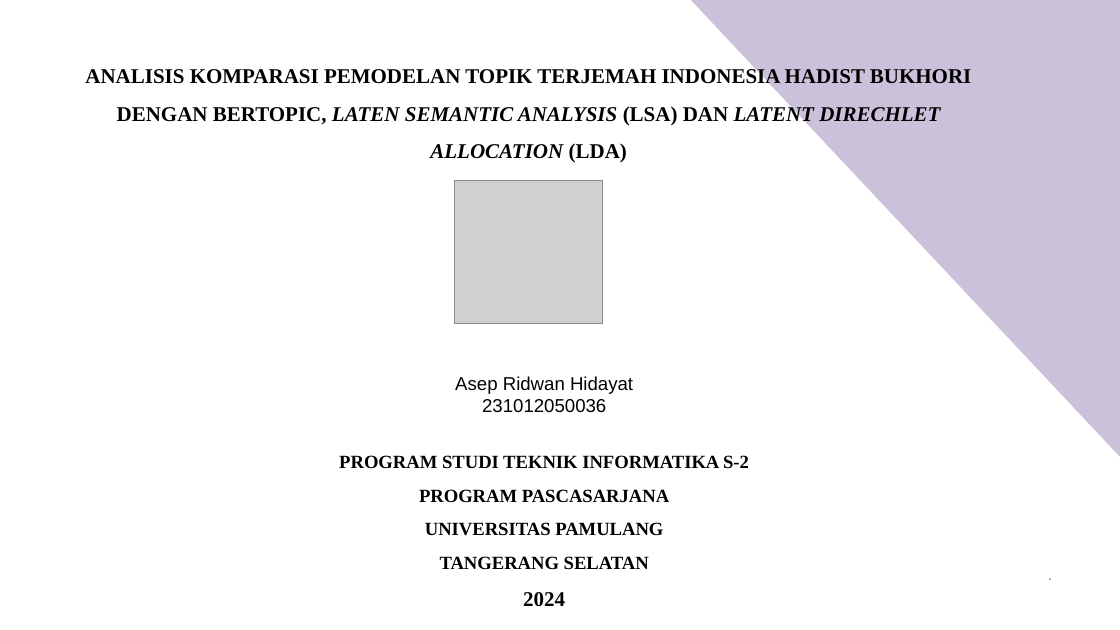
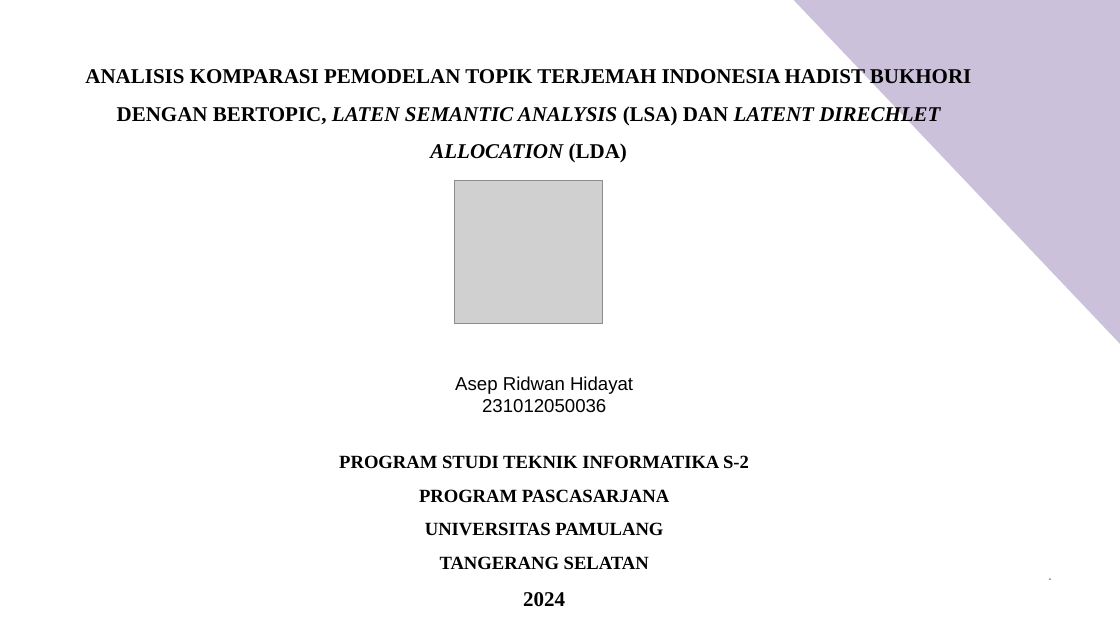
Before and after one commit to ridwan-bvk/SAKOLA-PASCA, a slide deck: slide 1 of SEMESTER2/METODE PENELITIAN/TUGAS/PRESENTASI - PROPOSAL THESIS.pptx. Drawn at 1120x630 pixels with LibreOffice and Linux fonts; fonts in the diff are those of the drawing; grey boxes stand for pictures. Boxes give left, top, right and bottom in pixels: in the first picture for what was removed or moved away, otherwise in the second. Text is boxed around its words. In the diff, an @@ line names an element or a change of style, - is before the commit and + after.

```diff
--- a/SEMESTER2/METODE PENELITIAN/TUGAS/PRESENTASI - PROPOSAL THESIS.pptx
+++ b/SEMESTER2/METODE PENELITIAN/TUGAS/PRESENTASI - PROPOSAL THESIS.pptx
@@ right triangle: place and size @@
-right triangle at [691, 0, 1120, 457]
+right triangle at [794, 0, 1120, 343]
```
Also in this commit, not shown: 3 other slides changed, 4 slides added, 45 slides removed, 25 other files.
